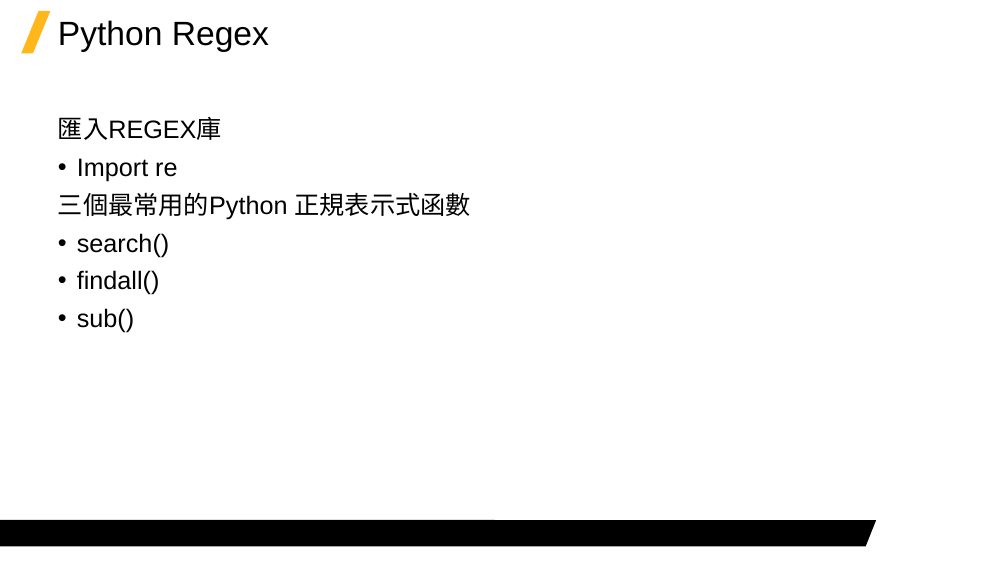
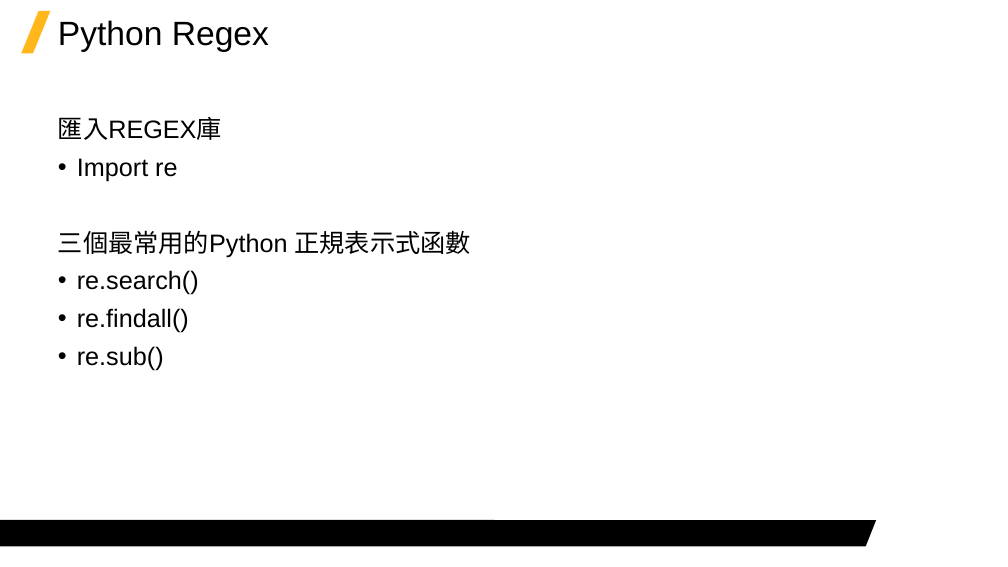
Before and after one commit to Jerrick-cheng/AEDT-Automation-Camp, a slide deck: slide 9 of 上課教材/Week6.pptx (slide 8 before the commit). Drawn at 1008x567 pixels with LibreOffice and Linux fonts; fonts in the diff are those of the drawing; background and template pictures are left out. Boxes give left, top, right and bottom in pixels: in the first picture for what was removed or moved away, otherwise in the second. Text is boxed around its words. In the diff, an @@ line names an element or a change of style, - is before the commit and + after.

```diff
--- a/上課教材/Week6.pptx
+++ b/上課教材/Week6.pptx
@@ text at [77,270,199,370]: text changed @@
-• search()
-• findall()
-• sub()
+• re.search()
+• re.findall()
+• re.sub()
```
Also in this commit, not shown: 1 other slide changed, 3 slides added, 1 slide removed, 2 other files.
